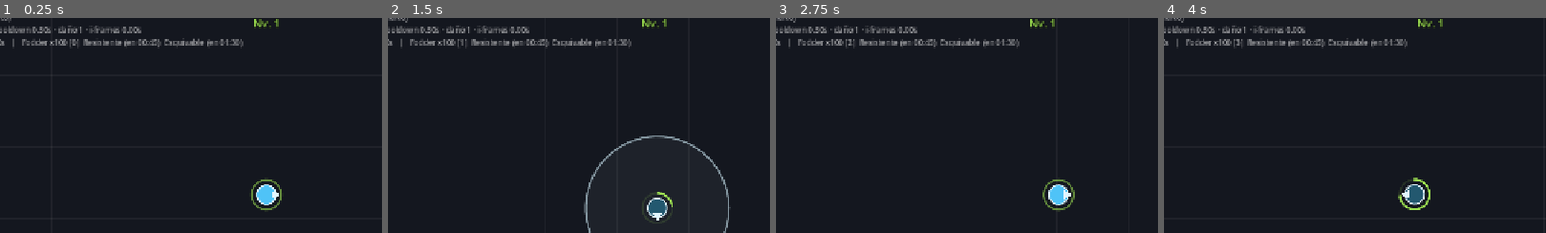
Above: before the commit, frames 1-4 (left to right).
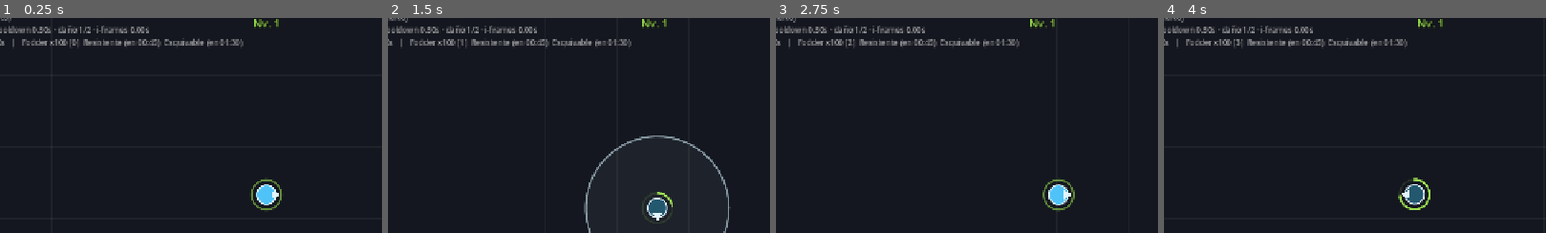
Above: after the commit, the same moments.

Repository: JesuaBetancor/survivor-prototype
Game: Godot game, scene res://scenes/main.tscn
Same seed, same stepped clock (60 frames per second), same inputs: the game is played once before the commit and once after it.
Inputs:
- Up to frame 1 (0.25 s): no input
- Up to frame 2 (1.5 s): tap Enter at 0.5 s; hold D (move_right) 0.53-1.28 s; tap Space (parry) at 0.6, 1.35 s; hold S (move_down) from 1.28 s (still down)
- Up to frame 3 (2.75 s): release S (move_down) at 2.03 s; hold D (move_right) from 2.03 s (still down); tap Space (parry) at 2.1 s
- Up to frame 4 (4 s): release D (move_right) at 2.78 s; hold W (move_up) 2.78-3.53 s; tap Space (parry) at 2.85, 3.6 s; hold A (move_left) from 3.53 s (still down)
The pictures show only the part of the screen within x 15-65%, y 9-59%; the shares and areas given below are measured in that part.

The runs differ from the first frame. In frame 1, 0.3% of the frame differs, in the area x 21-39%, y 3-8%; in frame 2, 0.3%; in frame 3, 0.3%; in frame 4, 0.3%.

Commit message:
Derive the parry damage cap from the enemy roster
Playtest feedback: a flat cap of 3 let the damage upgrade one-shot the
toughest enemy, which removes the parry timing it was supposed to reward.
The cap is now one below the toughest *parriable* type in the roster, so the
hardest thing on the field always costs at least two parries.

Deriving it rather than fixing it means the upgrade reopens by itself when a
tougher enemy is added: with a 5-hit type in the roster the cap becomes 4,
which one-shots the 3-hit enemy while still costing two hits on the new one.

Co-Authored-By: Claude Opus 5 <noreply@anthropic.com>

Diff:
--- a/scripts/main.gd
+++ b/scripts/main.gd
@@ -74,9 +74,9 @@
 			spawner.alive_count, _kills, _hits_taken],
 		"Parries: %d de %d pulsos (%s acierto)" % [
 			_pulses_connected, _pulses, _accuracy_text()],
-		"Ventana %.2fs · radio %.0f · cooldown %.2fs · daño %d · i-frames %.2fs" % [
+		"Ventana %.2fs · radio %.0f · cooldown %.2fs · daño %d/%d · i-frames %.2fs" % [
 			player.parry_window, player.parry_radius, player.parry_cooldown,
-			player.parry_damage, player.invuln_on_parry_kill],
+			player.parry_damage, _damage_cap(), player.invuln_on_parry_kill],
 		"Oleada: 1 enemigo cada %.2fs   |   %s" % [spawner.current_interval(), _mix_text()],
 	])
 
@@ -108,13 +108,19 @@
 		_show_upgrade_choices()
 
 
+## Derived from the live roster, so adding a tougher enemy reopens the damage
+## upgrade on its own.
+func _damage_cap() -> int:
+	return Upgrades.damage_cap_for(spawner.enemy_types)
+
+
 func _refresh_progress_hud() -> void:
 	level_label.text = "Nv. %d" % level
 	xp_bar.value = float(xp) / float(xp_for_next_level())
 
 
 func _show_upgrade_choices() -> void:
-	_offered = Upgrades.roll(player, UPGRADE_CHOICES)
+	_offered = Upgrades.roll(player, UPGRADE_CHOICES, _damage_cap())
 	if _offered.is_empty():
 		# Everything is maxed out; nothing left to spend levels on. Tear the
 		# panel down explicitly: reaching this from an earlier choice would
--- a/scripts/upgrades.gd
+++ b/scripts/upgrades.gd
@@ -13,9 +13,18 @@
 const COOLDOWN_FLOOR: float = 0.15
 const IFRAME_STEP: float = 0.3
 const IFRAME_CAP: float = 1.2
-## Matches the toughest enemy's parry_hits_required: past this the upgrade buys
-## nothing, and offering it would crowd out choices that still matter.
-const DAMAGE_CAP: int = 3
+
+
+## One below the toughest parriable enemy in the roster, so the hardest thing on
+## the field always costs at least two parries. Derived rather than fixed: add a
+## 5-hit enemy and the upgrade reopens up to 4, which one-shots the 3-hit type
+## while still costing two hits on the new one.
+static func damage_cap_for(types: Array[EnemyType]) -> int:
+	var toughest: int = 1
+	for type: EnemyType in types:
+		if type.is_parriable:
+			toughest = maxi(toughest, type.parry_hits_required)
+	return maxi(1, toughest - 1)
 
 
 ## One offerable upgrade. `detail` renders the before/after so the player can
@@ -44,7 +53,7 @@
 		return available.call(player)
 
 
-static func pool() -> Array[Entry]:
+static func pool(damage_cap: int) -> Array[Entry]:
 	var entries: Array[Entry] = []
 
 	entries.append(Entry.new(
@@ -95,11 +104,11 @@
 		&"damage", "Parry más fuerte",
 		func(p: Player) -> String:
 			return "%d → %d de daño (los resistentes caen antes)" % [
-				p.parry_damage, mini(p.parry_damage + 1, DAMAGE_CAP)],
+				p.parry_damage, mini(p.parry_damage + 1, damage_cap)],
 		func(p: Player) -> void:
-			p.parry_damage = mini(p.parry_damage + 1, DAMAGE_CAP),
+			p.parry_damage = mini(p.parry_damage + 1, damage_cap),
 		func(p: Player) -> bool:
-			return p.parry_damage < DAMAGE_CAP
+			return p.parry_damage < damage_cap
 	))
 
 	return entries
@@ -107,9 +116,9 @@
 
 ## Up to `count` distinct upgrades the player can still benefit from. Returns
 ## fewer only when the pool itself is exhausted.
-static func roll(player: Player, count: int) -> Array[Entry]:
+static func roll(player: Player, count: int, damage_cap: int) -> Array[Entry]:
 	var candidates: Array[Entry] = []
-	for entry: Entry in pool():
+	for entry: Entry in pool(damage_cap):
 		if entry.is_available(player):
 			candidates.append(entry)
 
